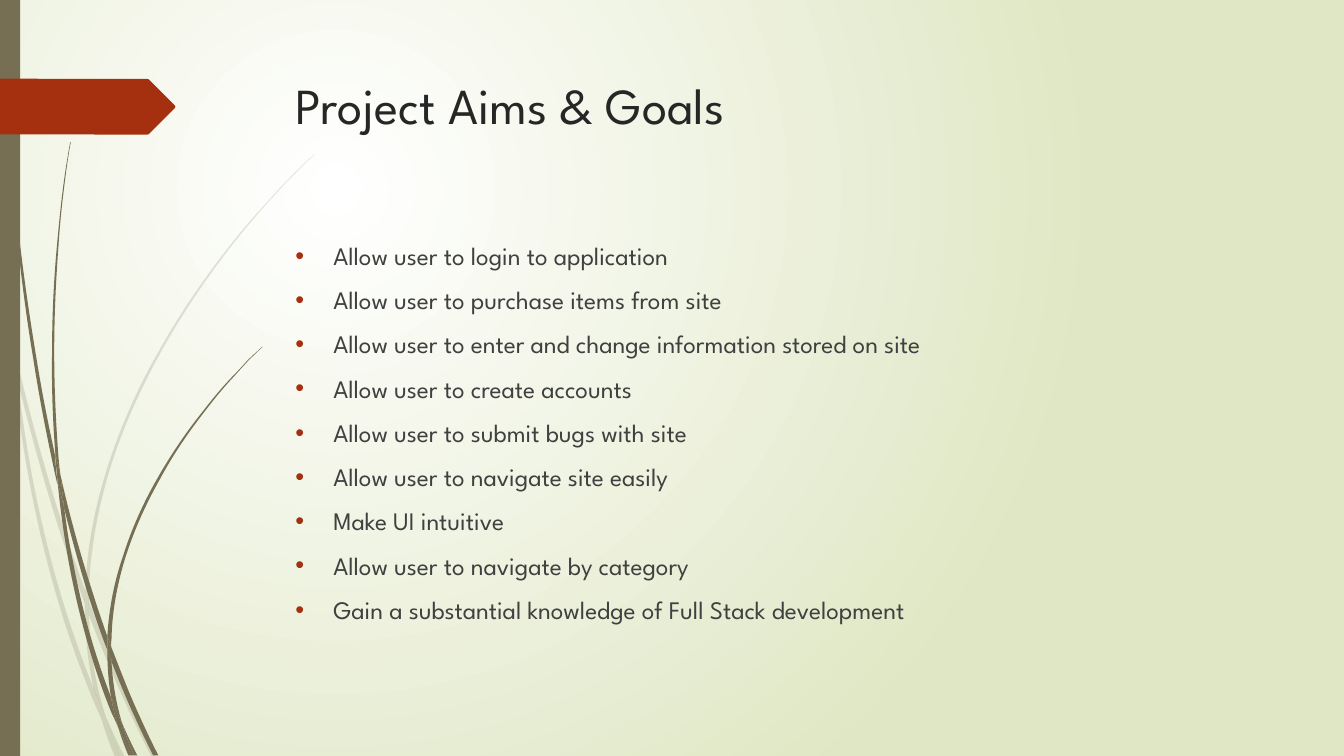
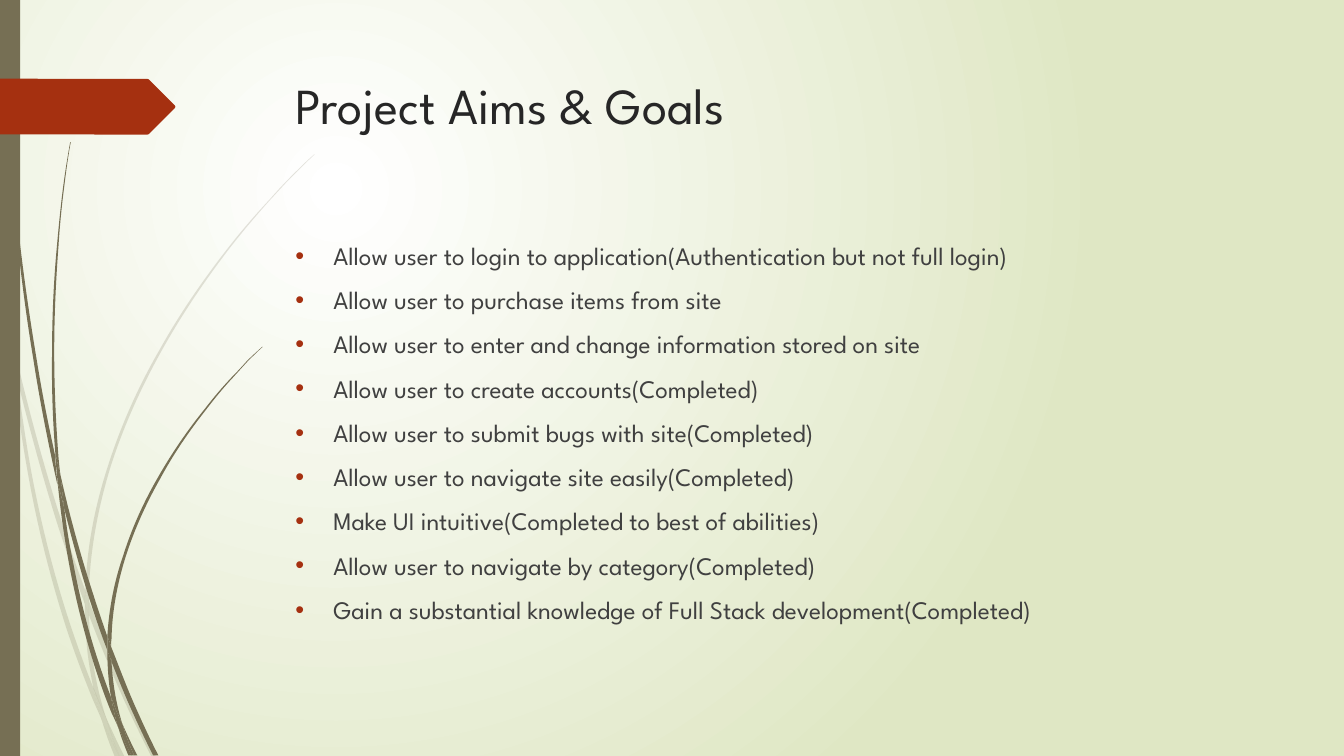
Before and after one commit to Ultan-Kearns/eCommerceApp, a slide deck: slide 8 of Presentation IT Professional.pptx. Drawn at 1344x756 pixels with LibreOffice and Linux fonts; fonts in the diff are those of the drawing. Boxes give left, top, right and bottom in pixels: in the first picture for what was removed or moved away, otherwise in the second. Text is boxed around its words. In the diff, an @@ line names an element or a change of style, - is before the commit and + after.

Commit message:
Added new sections + project slides
Project slides up and added breakdown of work section as well as project insights.

```diff
--- a/Presentation IT Professional.pptx
+++ b/Presentation IT Professional.pptx
@@ text at (333,247,1007,271): text changed @@
-• Allow user to login to application
+• Allow user to login to application(Authentication but not full login)
@@ text at (333,380,1031,625): text changed @@
-• Allow user to create accounts
-• Allow user to submit bugs with site
-• Allow user to navigate site easily
-• Make UI intuitive
-• Allow user to navigate by category
-• Gain a substantial knowledge of Full Stack development
+• Allow user to create accounts(Completed)
+• Allow user to submit bugs with site(Completed)
+• Allow user to navigate site easily(Completed)
+• Make UI intuitive(Completed to best of abilities)
+• Allow user to navigate by category(Completed)
+• Gain a substantial knowledge of Full Stack development(Completed)
```
Also in this commit, not shown: 2 other slides changed, 5 slides added.
